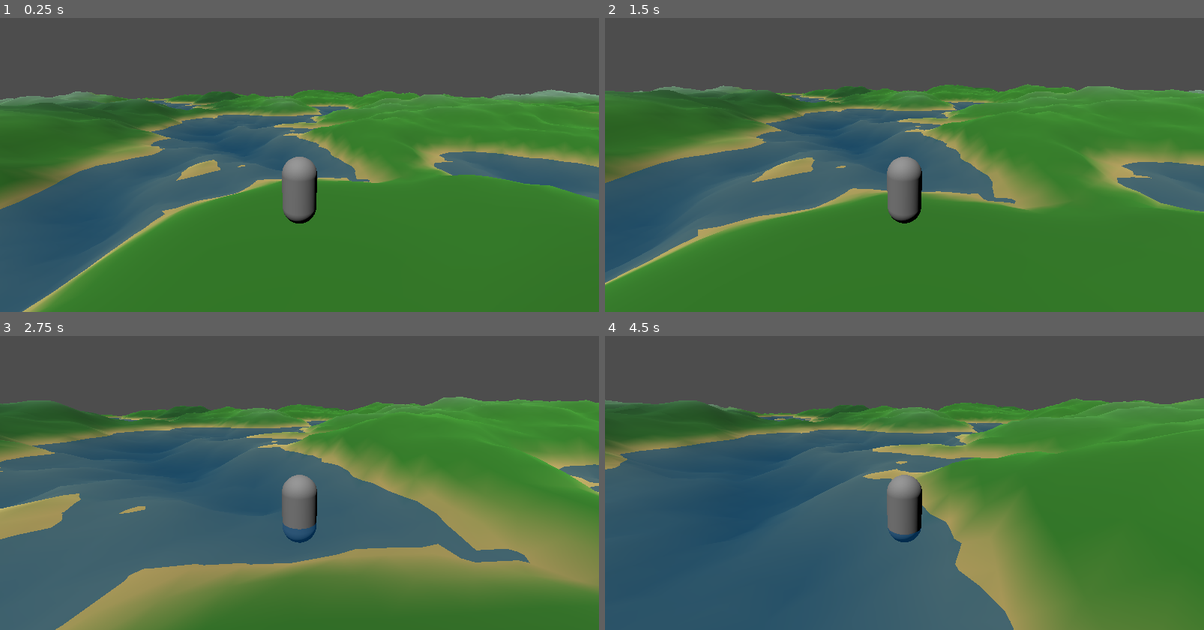
Above: before the commit, frames 1-4 (two rows, left to right).
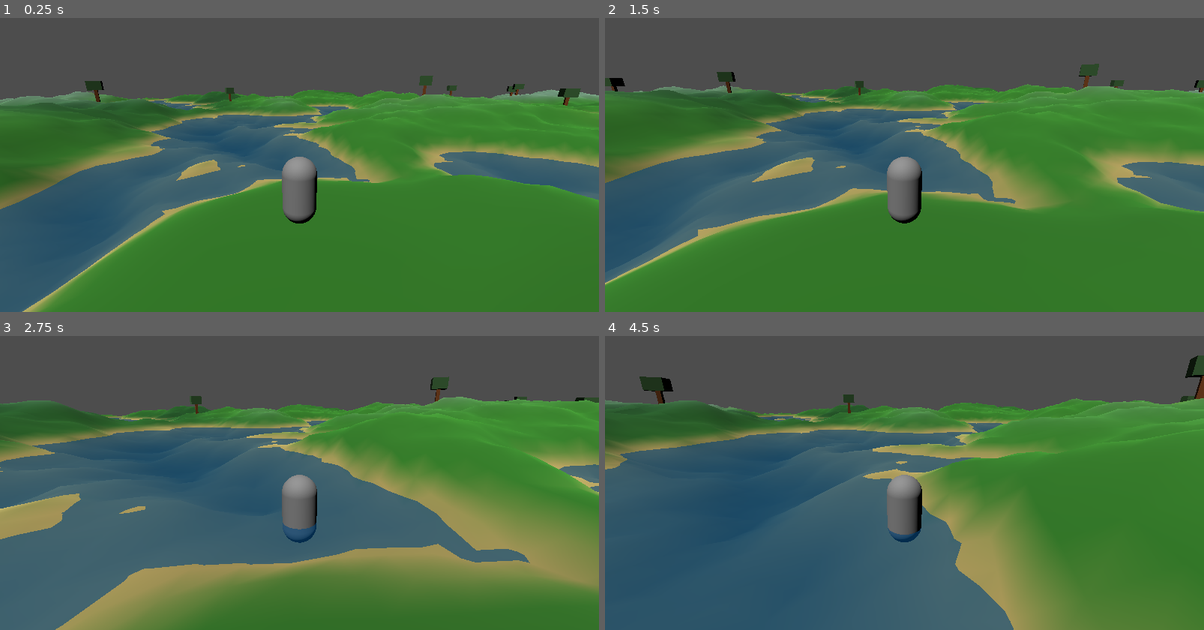
Above: after the commit, the same moments.

Repository: MajorDragonfly/voxelverse
Game: Godot game, scene res://main/main.tscn
Same seed, same stepped clock (60 frames per second), same inputs: the game is played once before the commit and once after it.
Inputs (mouse positions are in pixels of both pictures, inside the frame that each line leads up to):
- Up to frame 1 (0.25 s): no input
- Up to frame 2 (1.5 s): move the mouse to (934, 141) at 0.52 s; hold W (move_forward) from 0.53 s (still down); click (934, 141) at 0.6 s; tap Space (jump) at 0.77 s; move the mouse to (874, 144) at 1.27 s; click (874, 144) at 1.35 s
- Up to frame 3 (2.75 s): keep holding W (move_forward); tap Space (jump) at 1.52 s; move the mouse to (311, 456) at 2.02 s; click (311, 456) at 2.1 s
- Up to frame 4 (4.5 s): keep holding W (move_forward); move the mouse to (898, 468) at 2.77 s; click (898, 468) at 2.85 s; tap Space (jump) at 3.02, 3.77 s; move the mouse to (946, 465) at 3.52 s; click (946, 465) at 3.6 s; move the mouse to (856, 456) at 4.27 s; click (856, 456) at 4.35 s

The runs differ from the first frame. In frame 1, 0.5% of the frame differs, in the area x 14-97%, y 19-30%; in frame 2, 0.5%; in frame 3, 0.3%; in frame 4, 0.7%, in the area x 5-100%, y 6-27%.

Commit message:
Add procedural tree placement

Diff:
--- a/world/resources/terrain/terrain_chunk.gd
+++ b/world/resources/terrain/terrain_chunk.gd
@@ -1,4 +1,13 @@
 extends StaticBody3D
+
+
+const TREE_SCENE: PackedScene = preload(
+	"res://world/resources/trees/tree.tscn"
+)
+
+const TREE_ATTEMPTS_PER_CHUNK: int = 8
+const OBJECT_EDGE_MARGIN: float = 3.0
+const SPAWN_CLEAR_RADIUS: float = 8.0
 
 
 @export_category("Chunk Geometry")
@@ -13,12 +22,14 @@
 @onready var terrain_mesh: MeshInstance3D = $TerrainMesh
 @onready var terrain_collision: CollisionShape3D = $TerrainCollision
 @onready var water_mesh: MeshInstance3D = $WaterMesh
+@onready var objects: Node3D = $Objects
 
 
 func _ready() -> void:
 	_position_chunk()
 	generate_terrain()
 	_create_water_surface()
+	_generate_objects()
 
 
 func get_chunk_width() -> float:
@@ -277,3 +288,131 @@
 	water_mesh.cast_shadow = (
 		GeometryInstance3D.SHADOW_CASTING_SETTING_OFF
 	)
+
+
+func _generate_objects() -> void:
+	_clear_generated_objects()
+
+	var random := RandomNumberGenerator.new()
+	random.seed = _get_chunk_seed()
+
+	var half_width := get_chunk_width() * 0.5
+	var half_depth := get_chunk_depth() * 0.5
+
+	for attempt in range(TREE_ATTEMPTS_PER_CHUNK):
+		var local_x := random.randf_range(
+			-half_width + OBJECT_EDGE_MARGIN,
+			half_width - OBJECT_EDGE_MARGIN
+		)
+
+		var local_z := random.randf_range(
+			-half_depth + OBJECT_EDGE_MARGIN,
+			half_depth - OBJECT_EDGE_MARGIN
+		)
+
+		var world_x := (
+			float(chunk_coordinates.x) * get_chunk_width()
+			+ local_x
+		)
+
+		var world_z := (
+			float(chunk_coordinates.y) * get_chunk_depth()
+			+ local_z
+		)
+
+		# Der Startbereich bleibt zunächst frei.
+		var distance_to_spawn := Vector2(
+			world_x,
+			world_z
+		).length()
+
+		if distance_to_spawn < SPAWN_CLEAR_RADIUS:
+			continue
+
+		var terrain_height := WorldGenerator.get_terrain_height(
+			world_x,
+			world_z
+		)
+
+		var biome := WorldGenerator.get_biome(
+			world_x,
+			world_z,
+			terrain_height
+		)
+
+		var spawn_probability := (
+			_get_tree_spawn_probability(biome)
+		)
+
+		if random.randf() > spawn_probability:
+			continue
+
+		_create_tree(
+			local_x,
+			local_z,
+			terrain_height,
+			random
+		)
+
+
+func _create_tree(
+	local_x: float,
+	local_z: float,
+	terrain_height: float,
+	random: RandomNumberGenerator
+) -> void:
+	var tree := TREE_SCENE.instantiate() as Node3D
+
+	if tree == null:
+		push_error("Tree scene could not be instantiated.")
+		return
+
+	objects.add_child(tree)
+
+	tree.position = Vector3(
+		local_x,
+		terrain_height,
+		local_z
+	)
+
+	tree.rotation.y = random.randf_range(
+		0.0,
+		TAU
+	)
+
+	var scale_factor := random.randf_range(
+		0.85,
+		1.15
+	)
+
+	tree.scale = Vector3.ONE * scale_factor
+
+
+func _get_tree_spawn_probability(
+	biome: int
+) -> float:
+	match biome:
+		WorldGenerator.Biome.GRASSLAND:
+			return 0.55
+
+		WorldGenerator.Biome.WETLAND:
+			return 0.75
+
+		WorldGenerator.Biome.COLD_GRASSLAND:
+			return 0.25
+
+		_:
+			return 0.0
+
+
+func _get_chunk_seed() -> int:
+	return (
+		GameState.world_seed
+		+ chunk_coordinates.x * 73_856_093
+		+ chunk_coordinates.y * 19_349_663
+	)
+
+
+func _clear_generated_objects() -> void:
+	for child in objects.get_children():
+		child.queue_free()
--- a/world/resources/terrain/terrain_chunk.tscn
+++ b/world/resources/terrain/terrain_chunk.tscn
@@ -10,3 +10,5 @@
 [node name="TerrainCollision" type="CollisionShape3D" parent="." unique_id=907640669]
 
 [node name="WaterMesh" type="MeshInstance3D" parent="." unique_id=1735353595]
+
+[node name="Objects" type="Node3D" parent="." unique_id=390400360]
